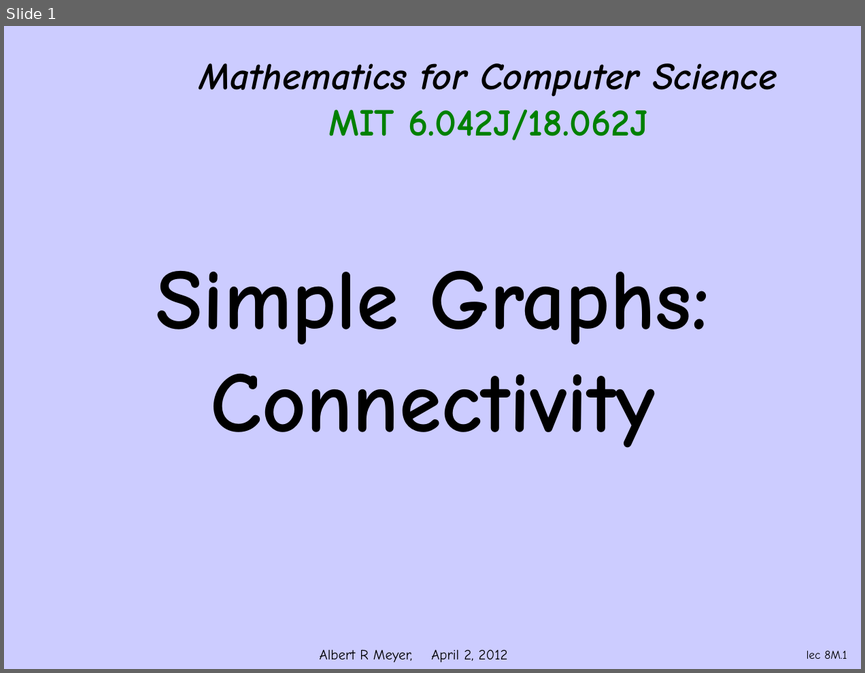
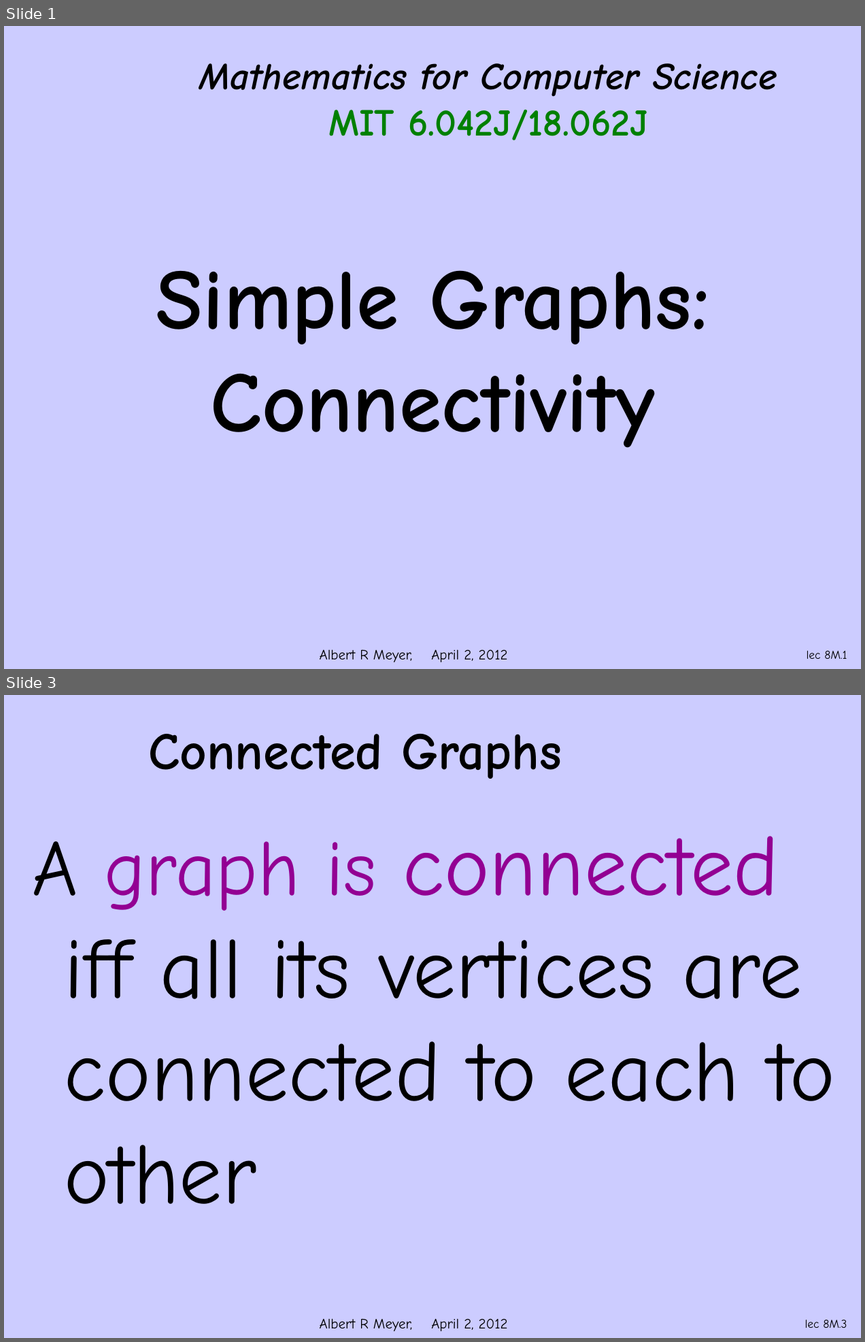
Before and after one commit to armeyer/mcs_web, a slide deck: spring12/slidesS12/simple-connect.pptx. Shown one above the other, each under a label of ours: slide 1 before the commit, slides 1 and 3 after it; the slides between them are not shown. The pictures are 865x673 and 865x1342 pixels, drawn with LibreOffice and Linux fonts; fonts in the diff are those of the drawing; background and template pictures are left out. Boxes give left, top, right and bottom in pixels: in the first picture for what was removed or moved away, otherwise in the second. Text is boxed around its words. In the diff, an @@ line names an element or a change of style, - is before the commit and + after.

Commit message:
add simple-k-connect.pptx, edit simple-connect.pptx

```diff
--- a/spring12/slidesS12/simple-connect.pptx
+++ b/spring12/slidesS12/simple-connect.pptx
@@ slide 3 added at [4, 695, 861, 1338], background #CCCCFF; not listed: 1 template element that a slide beside it also shows @@
@@ title added at [148, 734, 562, 779], 44 pt, text #000000, bold @@
+Connected Graphs
@@ text added at [33, 836, 835, 1204], 72 pt, text #000000 @@
+A graph is connected iff all its vertices are connected to each to other
@@ page number added at [805, 1319, 847, 1327], 10 pt, text #000000 @@
+lec 8M.3
```
Also in this commit, not shown: 4 slides changed, 1 other slide added, 13 slides removed, 1 other file.
